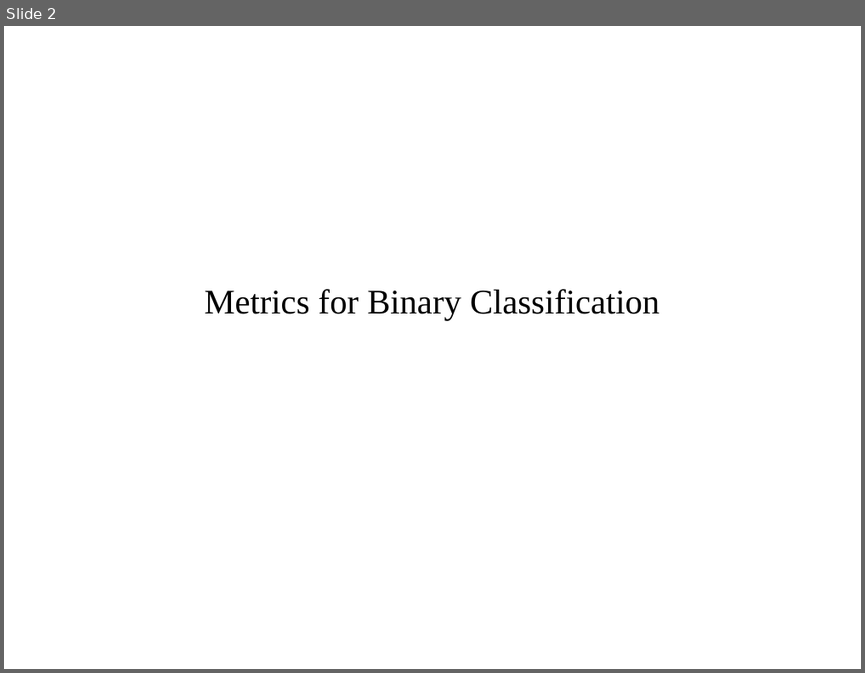
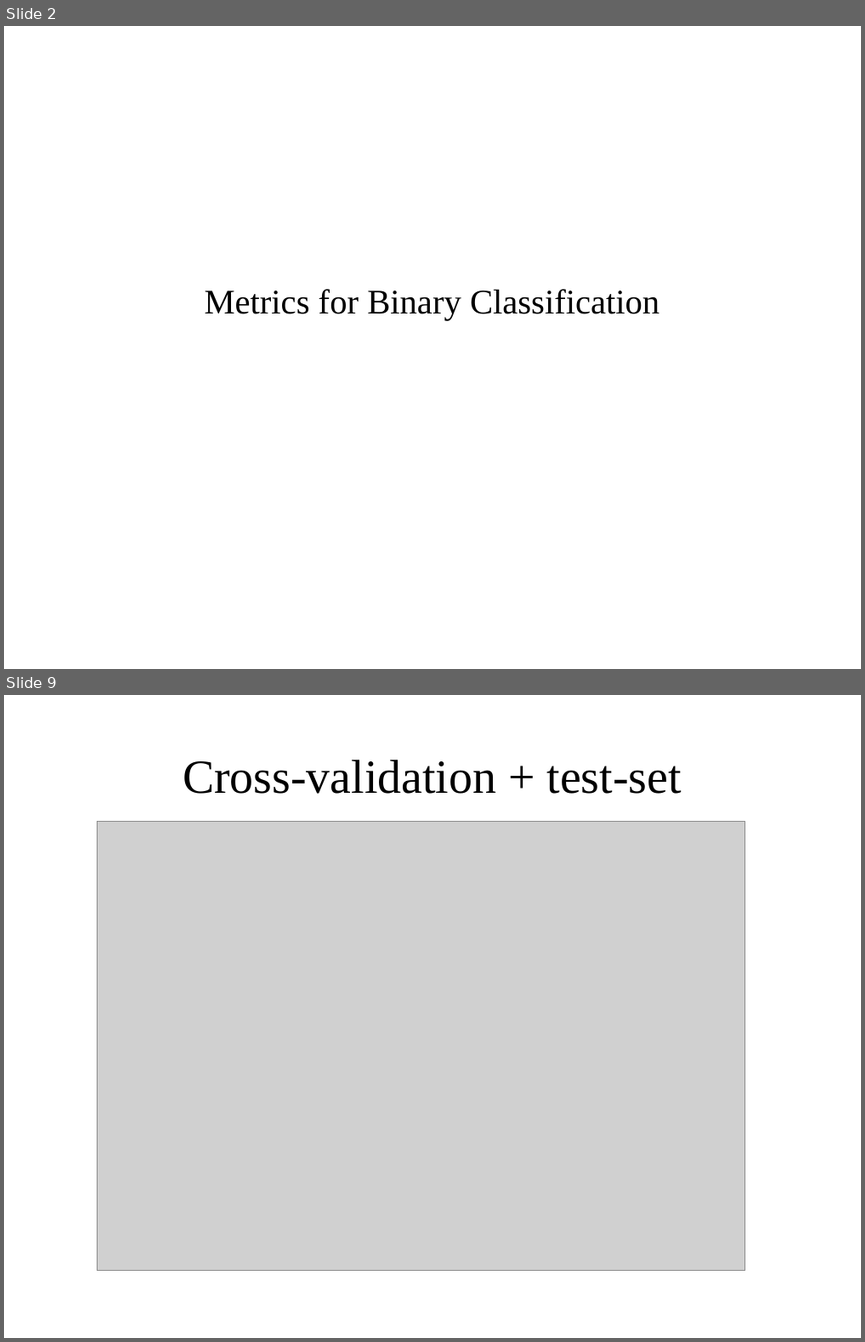
Before and after one commit to DS-BootCamp-DSI-Columbia/AY2017-2018-Winter-Collaboratory, a slide deck: Bootcamp-materials/slides/day3-model-evaluation.odp. Shown one above the other, each under a label of ours: slide 2 before the commit, slides 2 and 9 after it; the slides between them are not shown. The pictures are 865x673 and 865x1342 pixels, drawn with LibreOffice and Linux fonts; fonts in the diff are those of the drawing; grey boxes stand for pictures. Boxes give left, top, right and bottom in pixels: in the first picture for what was removed or moved away, otherwise in the second. Text is boxed around its words. In the diff, an @@ line names an element or a change of style, - is before the commit and + after.

```diff
--- a/Bootcamp-materials/slides/day3-model-evaluation.odp
+++ b/Bootcamp-materials/slides/day3-model-evaluation.odp
@@ slide 9 added at (x1=4, y1=695, x2=861, y2=1338), background #FFFFFF @@
@@ title added at (x1=182, y1=760, x2=681, y2=794), 44 pt, text #000000 @@
+Cross-validation + test-set
@@ picture added at (x1=98, y1=822, x2=745, y2=1270) @@
```
Also in this commit, not shown: 1 slide changed, 19 other slides added, 11 other files.
